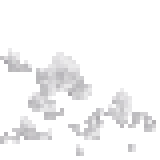
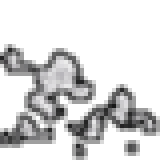
Layered file, before and after one edit (160x160). Changes by layer:
added layer "outline" above "Pasted Layer" over [0, 44, 160, 160]
